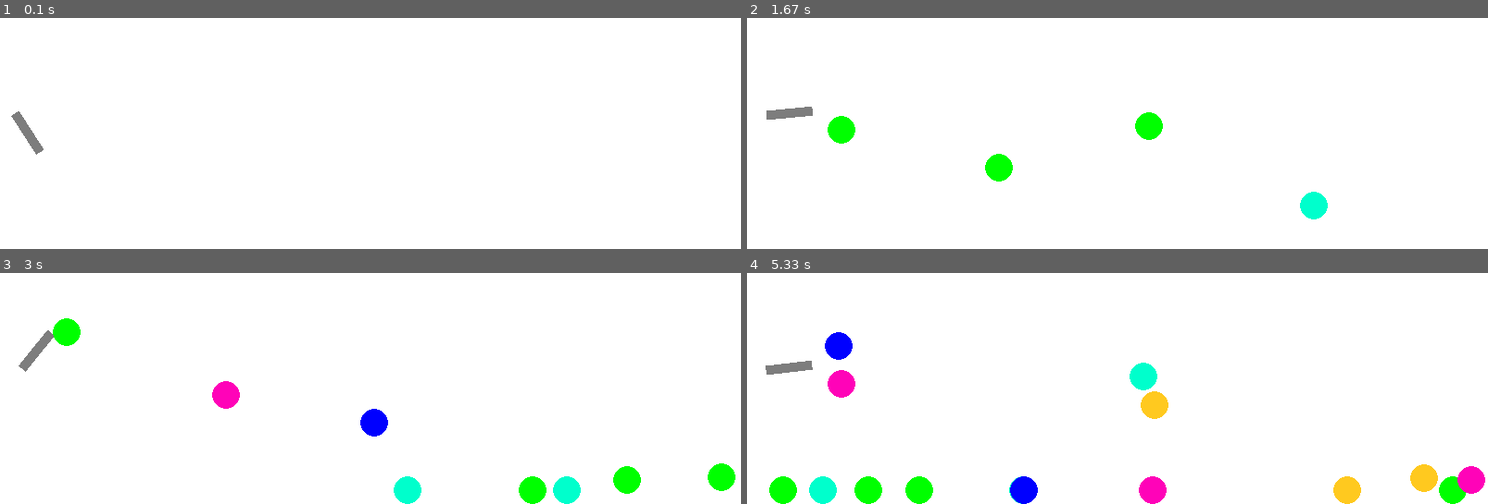
Above: before the commit, frames 1-4 (two rows, left to right).
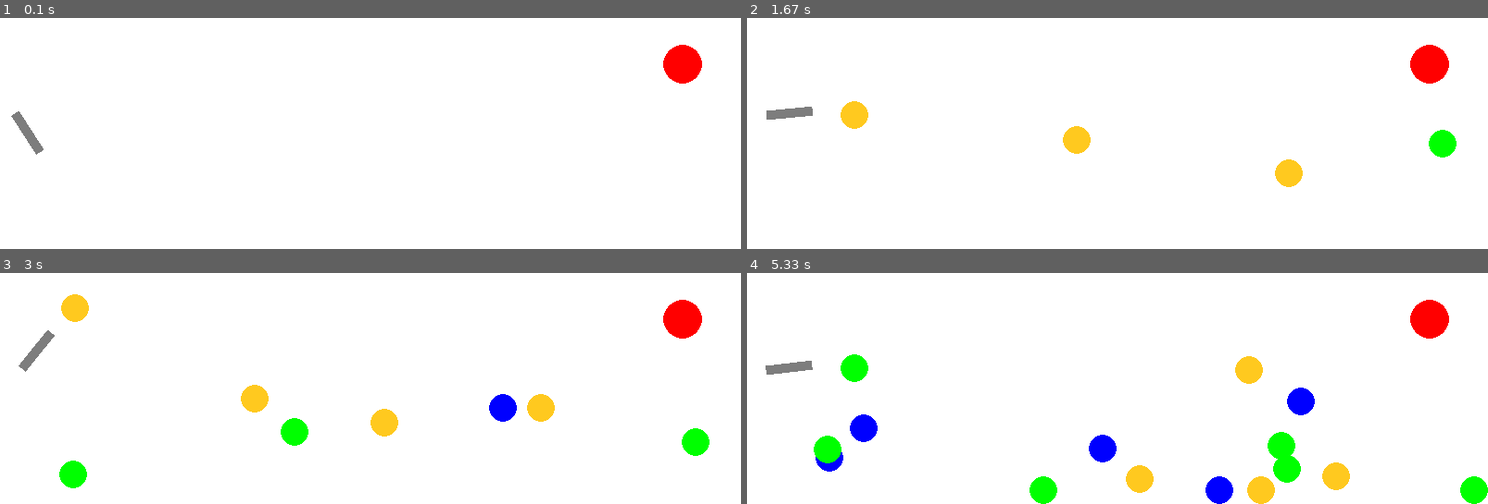
Above: after the commit, the same moments.

Repository: phystech-lunev-da/Pygame_labs
Game: pygame game, started from gun_game/gun.py
Same seed, same stepped clock (60 frames per second), same inputs: the game is played once before the commit and once after it.
Inputs (mouse positions are in pixels of both pictures, inside the frame that each line leads up to):
- Up to frame 1 (0.1 s): no input
- Up to frame 2 (1.67 s): press the mouse at (outside the picture) at 0.37 s; move the mouse to (1065, 36) at 0.47 s; release the mouse at (1191, 94) at 0.6 s; press the mouse at (outside the picture) at 0.7 s; move the mouse to (outside the picture) at 0.8 s; release the mouse at (1206, 20) at 0.93 s; press the mouse at (outside the picture) at 1.03 s; move the mouse to (1013, 45) at 1.13 s; release the mouse at (1080, 115) at 1.27 s; press the mouse at (outside the picture) at 1.37 s; move the mouse to (outside the picture) at 1.47 s; release the mouse at (1310, 59) at 1.6 s
- Up to frame 3 (3 s): press the mouse at (outside the picture) at 1.7 s; move the mouse to (407, 300) at 1.8 s; release the mouse at (629, 372) at 1.93 s; press the mouse at (outside the picture) at 2.03 s; move the mouse to (outside the picture) at 2.13 s; release the mouse at (outside the picture) at 2.27 s; press the mouse at (outside the picture) at 2.37 s; move the mouse to (outside the picture) at 2.47 s; release the mouse at (outside the picture) at 2.6 s; press the mouse at (outside the picture) at 2.7 s; move the mouse to (outside the picture) at 2.8 s; release the mouse at (outside the picture) at 2.93 s
- Up to frame 4 (5.33 s): press the mouse at (outside the picture) at 3.03 s; move the mouse to (917, 333) at 3.13 s; release the mouse at (895, 432) at 3.27 s; press the mouse at (outside the picture) at 3.37 s; move the mouse to (outside the picture) at 3.47 s; release the mouse at (outside the picture) at 3.6 s; press the mouse at (outside the picture) at 3.7 s; move the mouse to (1147, 296) at 3.8 s; release the mouse at (1347, 360) at 3.93 s; press the mouse at (outside the picture) at 4.03 s; move the mouse to (outside the picture) at 4.13 s; release the mouse at (outside the picture) at 4.27 s; press the mouse at (outside the picture) at 4.37 s; move the mouse to (939, 275) at 4.47 s; release the mouse at (932, 319) at 4.6 s; press the mouse at (outside the picture) at 4.7 s; move the mouse to (outside the picture) at 4.8 s; release the mouse at (outside the picture) at 4.93 s; press the mouse at (outside the picture) at 5.03 s; move the mouse to (outside the picture) at 5.13 s; release the mouse at (1384, 291) at 5.27 s

The runs differ from the first frame. In frame 1, 0.7% of the frame differs, in the area x 89-95%, y 11-29%; in frame 2, 3.4%; in frame 3, 6.0%; in frame 4, 9.8%, in the area x 3-100%, y 11-100%.

Commit message:
- Add targets, \n - balls deletes after 10 seconds

Diff:
--- a/gun_game/gun.py
+++ b/gun_game/gun.py
@@ -7,25 +7,26 @@
 
 FPS = 30
 
-RED = 0xFF0000
-BLUE = 0x0000FF
-YELLOW = 0xFFC91F
-GREEN = 0x00FF00
-MAGENTA = 0xFF03B8
-CYAN = 0x00FFCC
-BLACK = (0, 0, 0)
-WHITE = 0xFFFFFF
-GREY = 0x7D7D7D
-GAME_COLORS = [RED, BLUE, YELLOW, GREEN, MAGENTA, CYAN]
+COLORS = {
+    'RED': 0xFF0000,
+    'BLUE': 0x0000FF,
+    'YELLOW': 0xFFC91F,
+    'GREEN': 0x00FF00,
+    'MAGENTA': 0xFF03B8,
+    'CYAN': 0x00FFCC,
+    'BLACK': 0x000000,
+    'WHITE': 0xFFFFFF,
+    'GREY': 0x7D7D7D
+}
 
 WIDTH = 800
 HEIGHT = 600
 
-GRAVITY = 10
+GRAVITY = 5
 FRICTION_KOEF = 0.7
 
 class Ball:
-    def __init__(self, screen: pygame.Surface, x=40, y=450, vx = 0, vy = 0):
+    def __init__(self, screen: pygame.Surface, clock: pygame.time.Clock, x=40, y=450, vx = 0, vy = 0):
         """ Конструктор класса ball
 
         Args:
@@ -38,8 +39,11 @@
         self.r = 10
         self.vx = vx
         self.vy = vy
-        self.color = choice(GAME_COLORS)
-        self.live = 30
+        POSSIBLE_COLORS = {i: COLORS[i] for i in ['RED', 'BLUE', 'YELLOW', 'GREEN']}
+        self.color = COLORS[choice(list(POSSIBLE_COLORS.keys()))]
+        self.clock = clock
+        self.MAX_LIVE_TIME = 10**4
+        self.cur_time = 0
 
     def move(self):
         """Переместить мяч по прошествии единицы времени.
@@ -63,7 +67,6 @@
             self.y = HEIGHT - self.r
             self.vy = -self.vy
 
-
     def draw(self):
         pygame.draw.circle(
             self.screen,
@@ -85,20 +88,26 @@
                 return True
         return False
 
+    def update(self):
+        self.move()
+        self.cur_time += self.clock.get_time()
 
 class Gun:
-    def __init__(self, screen):
+    def __init__(self, screen, clock, balls: list):
         self.screen = screen
         self.f2_power = 10
         self.f2_on = 0
         self.an = 1
-        self.color = GREY
+        self.color = COLORS['GREY']
         self.y = 450
         self.x = 20
         self.start_length = 50
+        self.balls = balls
+        self.clock = clock
 
     def fire2_start(self, event):
         self.f2_on = 1
+        self.color = COLORS['RED']
 
     def fire2_end(self, event):
         """Выстрел мячом.
@@ -106,38 +115,39 @@
         Происходит при отпускании кнопки мыши.
         Начальные значения компонент скорости мяча vx и vy зависят от положения мыши.
         """
-        global balls, bullet
+        global bullet
         bullet += 1
 
         new_ball = Ball(
             self.screen,
+            self.clock,
             int(self.x + self.start_length * math.cos(self.an)),
             int(self.y + self.start_length * math.sin(self.an))
         )
         new_ball.r += 5
         new_ball.vx = self.f2_power * math.cos(self.an)
         new_ball.vy = self.f2_power * math.sin(self.an)
-        balls.append(new_ball)
+
+        self.balls.append(new_ball)
+
         self.f2_on = 0
         self.f2_power = 10
 
-    def targetting(self, event):
+        self.color = COLORS['GREY']
+
+    def targeting(self, event):
         """Прицеливание. Зависит от положения мыши."""
         if event:
             self.an = math.atan((event.pos[1]-self.y) / (event.pos[0]-self.x))
-        if self.f2_on:
-            self.color = RED
-        else:
-            self.color = GREY
 
     def draw(self):
         rectangle_surface = pygame.Surface((WIDTH, HEIGHT))
         rectangle_surface.fill((255, 255, 255))
         old_center = rectangle_surface.get_rect().center
 
-        length = self.start_length
-
-        pygame.draw.rect(rectangle_surface, self.color, pygame.Rect(WIDTH//2, HEIGHT//2, length * (1.1 - self.f2_power / 100), 10))
+        length = self.start_length  * (1.1 - self.f2_power / 100)
+
+        pygame.draw.rect(rectangle_surface, self.color, pygame.Rect(WIDTH//2, HEIGHT//2, length, 10))
         rectangle_surface = pygame.transform.rotate(rectangle_surface, -self.an * 180 / math.pi)
         rect = rectangle_surface.get_rect()
         rect.center = (old_center[0] + self.x - WIDTH//2, old_center[1] + self.y - HEIGHT//2)
@@ -146,31 +156,31 @@
     def power_up(self):
         if self.f2_on:
             if self.f2_power < 100:
-                self.f2_power += 1
-            self.color = RED
-        else:
-            self.color = GREY
+                self.f2_power += 2
 
 
 class Target:
-    # self.points = 0
-    # self.live = 1
-    # FIXME: don't work!!! How to call this functions when object is created?
-    # self.new_target()
+    def __init__(self, screen):
+        self.live = False
+        self.new_target()
+        self.screen = screen
 
     def new_target(self):
         """ Инициализация новой цели. """
-        x = self.x = random.randint(600, 780)
-        y = self.y = random.randint(300, 550)
-        r = self.r = random.randint(2, 50)
-        color = self.color = RED
+        if not self.live:
+            self.x = random.randint(600, 780)
+            self.y = random.randint(300, 550)
+            self.r = random.randint(2, 50)
+            self.color = COLORS['RED']
+            self.live = 1
 
     def hit(self, points=1):
         """Попадание шарика в цель."""
-        self.points += points
+        self.live = False
 
     def draw(self):
-        pass
+        if self.live:
+            pygame.draw.circle(self.screen, self.color, (self.x, self.y), self.r)
 
 
 pygame.init()
@@ -179,19 +189,23 @@
 balls = []
 
 clock = pygame.time.Clock()
-gun = Gun(screen)
-#target = Target()
+gun = Gun(screen, clock, balls)
+target = Target(screen)
 finished = False
 
+points = 0
+
 while not finished:
-    screen.fill(WHITE)
+    screen.fill(COLORS['WHITE'])
     gun.draw()
-    #target.draw()
+    target.draw()
+
     for b in balls:
         b.draw()
     pygame.display.update()
 
     clock.tick(FPS)
+
     for event in pygame.event.get():
         if event.type == pygame.QUIT:
             finished = True
@@ -200,14 +214,22 @@
         elif event.type == pygame.MOUSEBUTTONUP:
             gun.fire2_end(event)
         elif event.type == pygame.MOUSEMOTION:
-            gun.targetting(event)
-
-    for b in balls:
-        b.move()
-    #     if b.hittest(target) and target.live:
-    #         target.live = 0
-    #         target.hit()
-    #         target.new_target()
+            gun.targeting(event)
+
+    for i, b in enumerate(balls):
+        if b.cur_time >= b.MAX_LIVE_TIME:
+            del balls[i]
+
+    for i, b in enumerate(balls):
+        b.update()
+
+        if b.hittest(target) and target.live:
+            target.hit()
+            del balls[i]
+            points += 1
     gun.power_up()
 
+    if not target.live:
+        target.new_target()
+
 pygame.quit()
